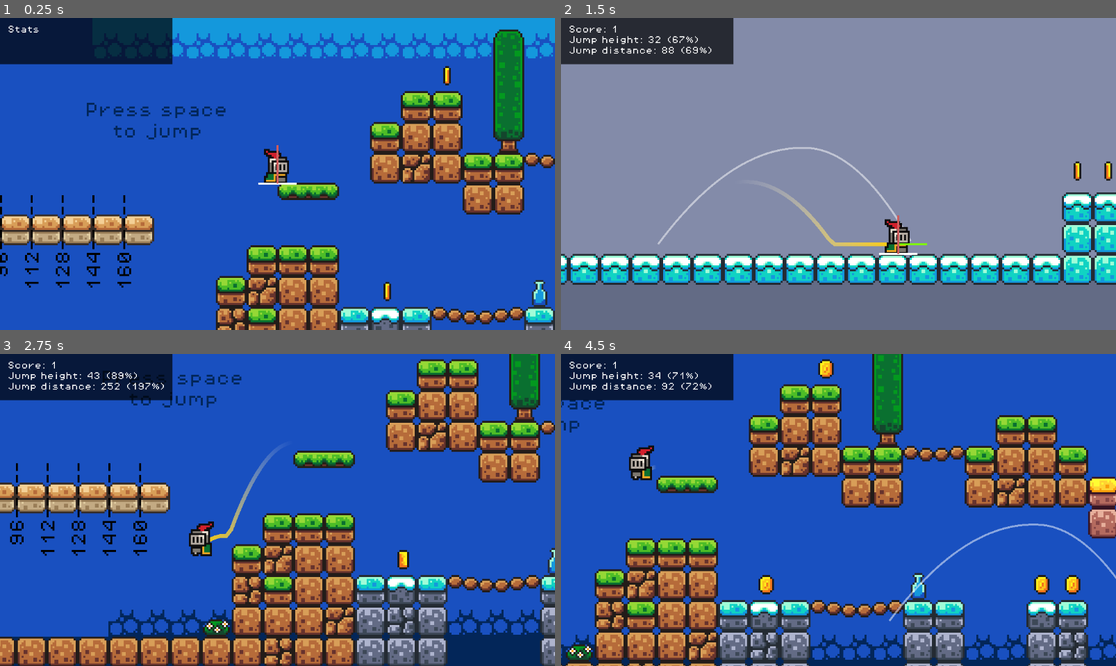
Above: before the commit, frames 1-4 (two rows, left to right).
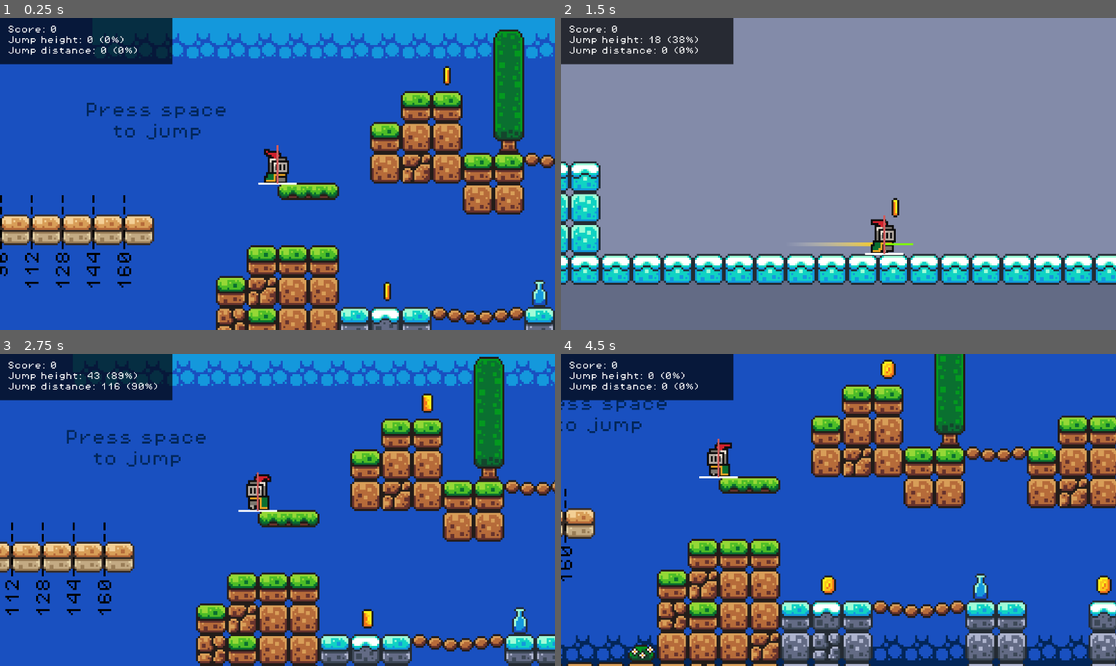
Above: after the commit, the same moments.

Repository: markplewis/2d-platformer-basic
Game: Godot game, scene res://scenes/game.tscn
Two runs of this game, one before a commit and one after it. Both use one fixed random seed, a clock stepped at 60 frames per second and the inputs below.
Inputs:
- Up to frame 1 (0.25 s): no input
- Up to frame 2 (1.5 s): tap Space (jump) at 0.5, 0.77, 1.07 s; hold Shift (run) 0.53-1.28 s; hold Right (move_right) from 0.53 s (still down); tap W (interact) at 0.6 s; tap Shift (run) at 1.35 s
- Up to frame 3 (2.75 s): tap Space (jump) at 1.52, 1.55, 1.82 s; release Right (move_right) at 2.03 s; hold Left (move_left) from 2.03 s (still down); hold Space (jump) from 2.03 s (still down); tap W (interact) at 2.3 s
- Up to frame 4 (4.5 s): release Left (move_left) at 2.78 s; release Space (jump) at 2.78 s; hold Right (move_right) 2.78-4.28 s; tap W (interact) at 2.85, 4.35 s; tap Space (jump) at 3.02, 3.32, 3.77, 3.8, 4.07 s; tap Shift (run) at 3.05 s; hold Shift (run) 3.53-4.28 s; hold Left (move_left) from 4.28 s (still down)

The runs differ from the first frame. In frame 1, 0.4% of the frame differs, in the area x 1-25%, y 2-12%; in frame 2, 8.0%; in frame 3, 49%, in the area x 0-100%, y 0-100%; in frame 4, 44%.

Commit message:
Improves level switching experience

Diff:
--- a/autoloads/global.gd
+++ b/autoloads/global.gd
@@ -3,10 +3,12 @@
 # https://docs.godotengine.org/en/stable/tutorials/scripting/singletons_autoload.html
 # https://docs.godotengine.org/en/stable/tutorials/io/background_loading.html
 
-signal player_died
+signal player_dying
+signal player_dead
+signal player_resurrected
 signal player_score_changed
 signal player_health_changed
-signal level_changed
+# signal level_changed
 
 var debug_mode: bool = true
 var debug: bool = OS.is_debug_build() and debug_mode
@@ -62,15 +64,27 @@
   _levels_node.add_child(_current_level)
   # Optionally, to make it compatible with the SceneTree.change_scene_to_file() API.
   # get_tree().current_scene = _current_level
+
   if _current_level.has_method("init"):
     _current_level.init(_player)
-    #_current_level.call_deferred("init", _player)
+
+  # get_tree().create_timer(10).timeout.connect(func(): level_changed.emit())
+  # level_changed.emit()
 
 
-func kill_player() -> void:
+func on_player_dying() -> void:
+  player_dying.emit()
   set_player_score(_score_default)
   set_player_health(_health_default)
-  player_died.emit()
+
+
+func on_player_dead() -> void:
+  player_dead.emit()
+  restart_level()
+
+
+func on_player_resurrected() -> void:
+  player_resurrected.emit()
 
 
 func increase_player_score(value: int = 1) -> void:
--- a/scenes/game.tscn
+++ b/scenes/game.tscn
@@ -56,3 +56,4 @@
 [connection signal="jump_ended" from="Player" to="TrajectoryLine" method="_on_player_jump_ended"]
 [connection signal="jump_started" from="Player" to="UI/HUD" method="_on_player_jump_started"]
 [connection signal="jump_started" from="Player" to="TrajectoryLine" method="_on_player_jump_started"]
+[connection signal="resurrected" from="Player" to="TrajectoryLine" method="_on_player_resurrected"]
--- a/scripts/coin.gd
+++ b/scripts/coin.gd
@@ -2,6 +2,7 @@
 
 @onready var _animation_player: AnimationPlayer = $AnimationPlayer
 
+
 func _on_body_entered(_body: Node2D) -> void:
   Global.increase_player_score(1)
   _animation_player.play("pickup")
--- a/scripts/hud.gd
+++ b/scripts/hud.gd
@@ -15,8 +15,18 @@
 
 
 func _ready() -> void:
-  Global.player_died.connect(_on_player_died)
-  Global.player_score_changed.connect(_on_score_changed)
+  Global.player_dying.connect(_on_global_player_dying)
+  Global.player_resurrected.connect(_on_global_player_resurrected)
+  Global.player_score_changed.connect(_on_global_score_changed)
+  _update_text()
+
+
+func _reset() -> void:
+  _score = 0
+  _jump_height = 0
+  _jump_height_percent = 0
+  _jump_distance = 0
+  _jump_distance_percent = 0
 
 
 func _update_text() -> void:
@@ -49,6 +59,9 @@
   ]
 
 
+# Manually-connected signals from the Player node
+
+
 func _on_player_jump_started(_dict: Dictionary) -> void:
   _jump_start_dir = 0
   _jump_start_pos = Vector2.ZERO
@@ -71,12 +84,19 @@
   _update_text()
 
 
-func _on_player_died() -> void:
-  _jump_height = 0
-  _jump_distance = 0
+# Programmatically-connected signals from the Global autoload scope
+
+
+func _on_global_player_dying() -> void:
+  _reset()
   _update_text()
 
 
-func _on_score_changed(score: int) -> void:
+func _on_global_player_resurrected() -> void:
+  _reset()
+  _update_text()
+
+
+func _on_global_score_changed(score: int) -> void:
   _score = score
   _update_text()
--- a/scripts/kill_zone.gd
+++ b/scripts/kill_zone.gd
@@ -12,14 +12,14 @@
     Engine.time_scale = 0.5
     _timer.start()
 
-    if _body.has_method("die"):
-      _body.die()
+    if _body.has_method("kill"):
+      _body.kill()
 
 
 func _on_timer_timeout() -> void:
   Engine.time_scale = 1
 
-  if _body.has_method("dead"):
-    _body.dead()
+  if _body.has_method("killed"):
+    _body.killed()
 
   _body = null
--- a/scripts/player.gd
+++ b/scripts/player.gd
@@ -1,5 +1,8 @@
 class_name Player extends CharacterBody2D
 
+signal dying
+signal dead
+signal resurrected
 signal jump_started
 signal jump_ended
 
@@ -14,6 +17,8 @@
 @onready var _input_handler: InputHandler = $InputHandler
 @onready var _movement_handler: MovementHandler = $MovementHandler
 @onready var _jump_handler: JumpHandler = $JumpHandler
+
+var _controls_disabled: bool = false
 
 # Physics and visuals
 @onready var _sprite_container: Node2D = $SpriteContainer
@@ -26,7 +31,7 @@
 const _player_debug_lines_class: Resource = preload("res://scripts/player_debug_lines.gd")
 @onready var _player_debug_lines: PlayerDebugLines = _player_debug_lines_class.new()
 
-var _move_direction: float = 0
+var _move_direction: float = 0.0
 var _last_move_direction: float = 1.0
 var _run_button_pressed: bool = false
 var _jump_button_pressed: bool = false
@@ -37,7 +42,7 @@
 
 var _on_floor: bool = true
 var _floor_normal: Vector2 = Vector2.UP
-var _floor_angle: float = 0
+var _floor_angle: float = 0.0
 var _is_dead: bool = false
 
 
@@ -52,16 +57,18 @@
 
 
 func _physics_process(delta: float) -> void:
-  _move_direction = _input_handler.get_move_direction()
-  _run_button_pressed = _input_handler.get_run_button_pressed()
-  _jump_button_pressed = _input_handler.get_jump_button_just_pressed()
-  _jump_button_just_pressed = _input_handler.get_jump_button_just_pressed()
-  _jump_button_released = _input_handler.get_jump_button_released()
-  _jump_button_just_released = _input_handler.get_jump_button_just_released()
-  _interact_button_just_pressed = _input_handler.get_interact_button_just_pressed()
+  _move_direction = 0.0 if _controls_disabled else _input_handler.get_move_direction()
+  _run_button_pressed = false if _controls_disabled else _input_handler.get_run_button_pressed()
+  _jump_button_pressed = false if _controls_disabled else _input_handler.get_jump_button_just_pressed()
+  _jump_button_just_pressed = false if _controls_disabled else _input_handler.get_jump_button_just_pressed()
+  _jump_button_released = false if _controls_disabled else _input_handler.get_jump_button_released()
+  _jump_button_just_released = false if _controls_disabled else _input_handler.get_jump_button_just_released()
+  _interact_button_just_pressed = false if _controls_disabled else _input_handler.get_interact_button_just_pressed()
+
   _on_floor = is_on_floor()
 
-  if _interact_button_just_pressed:
+  if _interact_button_just_pressed: # TODO: create actual doors
+    _controls_disabled = true
     Global.go_to_next_level()
     return
 
@@ -98,16 +105,16 @@
   _flip_sprite()
   _play_animation()
 
-  if _move_direction != 0:
+  if _move_direction != 0.0:
     _last_move_direction = _move_direction
 
   move_and_slide()
 
 
 func _rotate_sprite() -> void:
-  _sprite_container.rotation = 0
+  _sprite_container.rotation = 0.0
   # up_direction = Vector2.UP
-  # rotation = 0
+  # rotation = 0.0
 
   # https://www.reddit.com/r/godot/comments/1agit6k/why_is_the_characterbody2d_property_max_floor/
   if _on_floor and _ground_cast.is_colliding():
@@ -120,17 +127,17 @@
       _sprite_container.rotation = _floor_angle
       # up_direction = _floor_normal
       # rotation = _floor_angle
-      # rotation = lerp_angle(rotation, _floor_angle, delta * 20)
+      # rotation = lerp_angle(rotation, _floor_angle, delta * 20.0)
       # velocity = raw_velocity.rotated(_floor_angle)
 
 
 func _flip_sprite() -> void:
-  if _move_direction > 0:
+  if _move_direction > 0.0:
     _animated_sprite.flip_h = false
-  elif _move_direction < 0:
+  elif _move_direction < 0.0:
     _animated_sprite.flip_h = true
   else:
-    _animated_sprite.flip_h = _last_move_direction < 0
+    _animated_sprite.flip_h = _last_move_direction < 0.0
 
 
 func _play_animation() -> void:
@@ -138,27 +145,30 @@
     _animated_sprite.play("die")
   else:
     if _on_floor:
-      if _move_direction == 0:
+      if _move_direction == 0.0:
         _animated_sprite.play("idle")
       else:
         _animated_sprite.play("run")
     else:
-      if velocity.y < 0:
+      if velocity.y < 0.0:
         _animated_sprite.play("jump")
       else:
         _animated_sprite.play("fall")
 
 
-func die() -> void:
+func kill() -> void:
   _is_dead = true;
+  _controls_disabled = true
   _collision_shape.set_deferred("disabled", true)
   _trail.disable()
   velocity.y = -150.0
-  Global.kill_player()
-
-
-func dead() -> void:
-  Global.restart_level()
+  Global.on_player_dying()
+  dying.emit()
+
+
+func killed() -> void:
+  Global.on_player_dead()
+  dead.emit()
 
 
 func resurrect(pos: Vector2) -> void:
@@ -166,6 +176,10 @@
   _trail.enable()
   velocity = Vector2.ZERO
   position = pos
+
+  get_tree().create_timer(0.5).timeout.connect(func(): _controls_disabled = false)
+  # _controls_disabled = false
+
   # Due to the following bug, we must wait exactly 2 physics frames before re-enabling the player's
   # collision shape. Otherwise, if the player died by falling into a "Killzone" (an Area2D node
   # with a WorldBoundary collision shape), then the Area2D's body_entered signal will fire twice
@@ -180,6 +194,12 @@
   await get_tree().physics_frame
   _collision_shape.set_deferred("disabled", false)
 
+  Global.on_player_resurrected()
+  resurrected.emit()
+
+
+# Manually-connected signals from the JumpHandler node
+
 
 func _on_jump_handler_jump_started(dict: Dictionary) -> void:
   jump_started.emit(dict)
--- a/scripts/trail.gd
+++ b/scripts/trail.gd
@@ -6,6 +6,7 @@
 
 var _queue: Array
 var _disabled: bool = false
+
 
 func _process(_delta: float) -> void:
   if not _disabled:
--- a/scripts/trajectory_line.gd
+++ b/scripts/trajectory_line.gd
@@ -54,3 +54,9 @@
 func _on_timer_timeout() -> void:
   if Global.debug:
     clear_points()
+
+
+func _on_player_resurrected() -> void:
+  if Global.debug:
+    _timer.stop()
+    clear_points()
